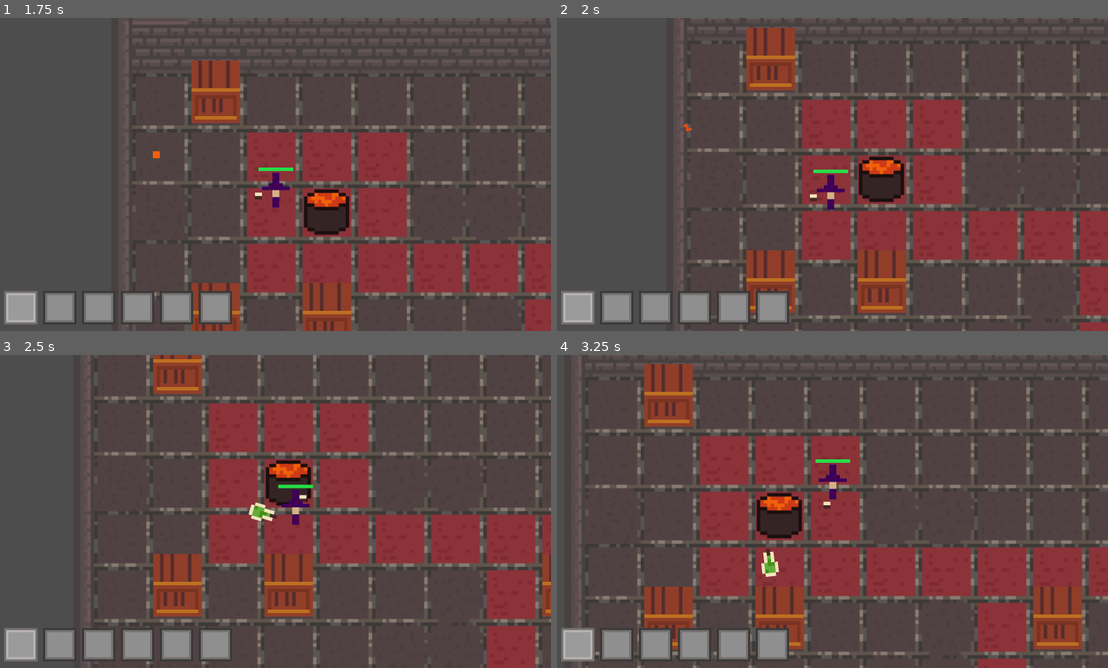
Above: before the commit, frames 1-4 (two rows, left to right).
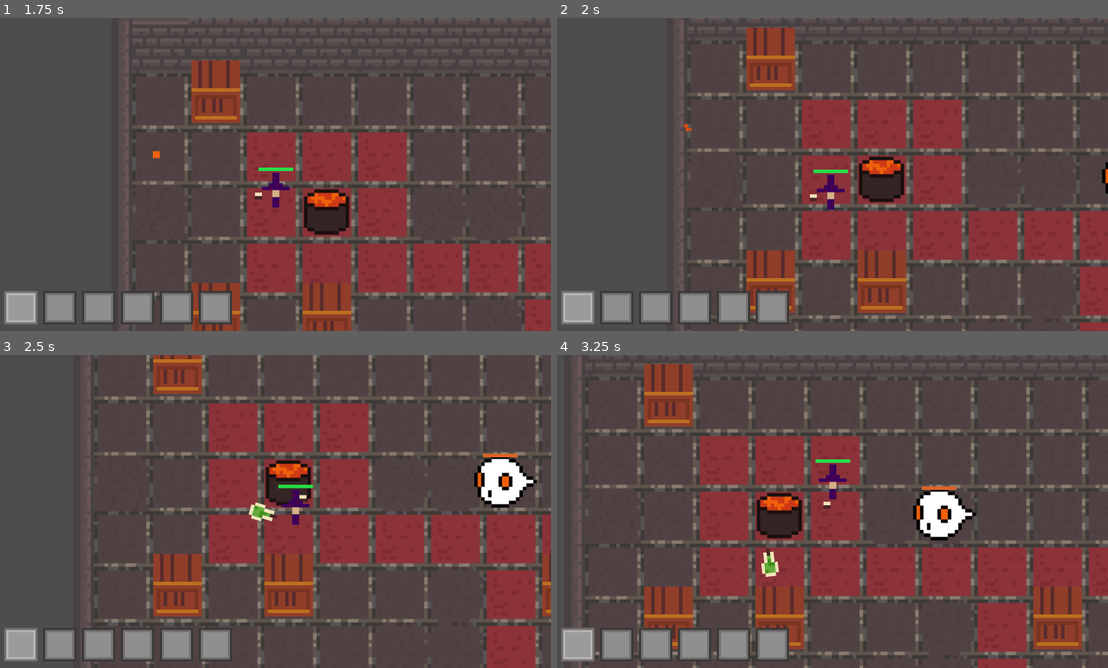
Above: after the commit, the same moments.

Repository: chluebi/ludum-dare-58
Game: Godot game, scene res://main.tscn
Same seed, same stepped clock (60 frames per second), same inputs: the game is played once before the commit and once after it. Sound files missing from this copy of the repository are replaced by a short silence.
Inputs (mouse positions are in pixels of both pictures, inside the frame that each line leads up to):
- Up to frame 1 (1.75 s): tap Enter at 0.5 s; move the mouse to (396, 158) at 0.52 s; hold D (move_right) 0.53-1.28 s; hold F (drink) 0.53-1.28 s; move the mouse to (159, 190) at 1.27 s; hold S (move_down) from 1.28 s (still down); click (159, 190) at 1.35 s
- Up to frame 2 (2 s): keep holding S (move_down)
- Up to frame 3 (2.5 s): move the mouse to (330, 442) at 2.02 s; release S (move_down) at 2.03 s; hold D (move_right) from 2.03 s (still down); tap Q (throw) at 2.1 s
- Up to frame 4 (3.25 s): move the mouse to (804, 574) at 2.77 s; release D (move_right) at 2.78 s; hold W (move_up) from 2.78 s (still down); tap F (drink) at 2.85 s

Frame 1 is identical in both runs. In frame 2, less than 0.1% of the frame differs, in the area x 98-100%, y 46-57%; in frame 3, 1.4%, in the area x 86-98%, y 31-49%; in frame 4, 1.4%.

Commit message:
ghost sprite and scene

Diff:
--- a/enemy.gd
+++ b/enemy.gd
@@ -10,6 +10,7 @@
 const ARRIVE_DISTANCE: float = 10.0
 
 @export_range(10, 500, 0.1, "or_greater") var speed: float = 200.0
+@export_range(0, 100, 0.1) var damage: float = 15.0
 
 var _velocity := Vector2()
 
@@ -64,7 +65,7 @@
 
 func attack_player(body):
 	if "health" in body:
-		body.health.take_damage(15)
+		body.health.take_damage(damage)
 		attack_target = body
 		attack_timer = 0
 
--- a/fireball.gd
+++ b/fireball.gd
@@ -61,9 +61,11 @@
 			damage *= 2
 			audio.play()
 			return
-	remove_child(audio)
-	get_parent().add_child(audio)
-	audio.position = position
-	audio.play()
-	audio.finished.connect(audio.queue_free)
+	# sometimes, the audio players are not ready when the collision happens, so this check avoids a crash
+	if audio:
+		remove_child(audio)
+		get_parent().add_child(audio)
+		audio.position = position
+		audio.play()
+		audio.finished.connect(audio.queue_free)
 	queue_free()
--- /dev/null
+++ b/ghost.tscn
@@ -0,0 +1,40 @@
+[gd_scene load_steps=7 format=3 uid="uid://c21rcy2x0nae8"]
+
+[ext_resource type="Script" uid="uid://dn6lltdaw57cg" path="res://enemy.gd" id="1_obmiq"]
+[ext_resource type="Texture2D" uid="uid://b8rkk355yxd0y" path="res://Ghost.png" id="2_obmiq"]
+[ext_resource type="PackedScene" uid="uid://douxwd3qcg1hw" path="res://healthbar.tscn" id="3_kjq22"]
+
+[sub_resource type="AtlasTexture" id="AtlasTexture_xtt71"]
+atlas = ExtResource("2_obmiq")
+region = Rect2(1, 2, 19, 16)
+
+[sub_resource type="CircleShape2D" id="CircleShape2D_obmiq"]
+radius = 59.008472
+
+[sub_resource type="CircleShape2D" id="CircleShape2D_7k104"]
+radius = 98.0
+
+[node name="Ghost" type="CharacterBody2D"]
+collision_layer = 4
+collision_mask = 7
+script = ExtResource("1_obmiq")
+
+[node name="AnimatedSprite2D" type="Sprite2D" parent="."]
+scale = Vector2(10, 10)
+texture = SubResource("AtlasTexture_xtt71")
+offset = Vector2(1, 0)
+metadata/_edit_group_ = true
+
+[node name="CollisionShape2D" type="CollisionShape2D" parent="."]
+shape = SubResource("CircleShape2D_obmiq")
+
+[node name="damage_hitbox" type="Area2D" parent="."]
+collision_layer = 0
+collision_mask = 2
+monitorable = false
+
+[node name="CollisionShape2D" type="CollisionShape2D" parent="damage_hitbox"]
+shape = SubResource("CircleShape2D_7k104")
+
+[node name="healthbar" parent="." instance=ExtResource("3_kjq22")]
+position = Vector2(0, -80)
--- a/main.tscn
+++ b/main.tscn
@@ -12,6 +12,7 @@
 [ext_resource type="Script" uid="uid://b7tk7wyyonbao" path="res://effect_manager.gd" id="10_4c57u"]
 [ext_resource type="Script" uid="uid://tfuqtyafw6be" path="res://inventory_manager.gd" id="11_efxa6"]
 [ext_resource type="PackedScene" uid="uid://da6hjhpeubx5h" path="res://poison_trail.tscn" id="12_dg77c"]
+[ext_resource type="PackedScene" uid="uid://c21rcy2x0nae8" path="res://ghost.tscn" id="13_ycdy4"]
 
 [sub_resource type="TileSetAtlasSource" id="TileSetAtlasSource_5vw27"]
 texture = ExtResource("2_272bh")
@@ -85,6 +86,9 @@
 [node name="Skullpile" parent="Environment" instance=ExtResource("8_ycdy4")]
 position = Vector2(2000, 1200)
 
+[node name="Ghost" parent="Environment" instance=ExtResource("13_ycdy4")]
+position = Vector2(1670, 395)
+
 [node name="HUD" parent="." instance=ExtResource("8_5vw27")]
 
 [node name="enemy_spawner" type="Node2D" parent="."]
--- a/skull.tscn
+++ b/skull.tscn
@@ -16,10 +16,10 @@
 }]
 
 [sub_resource type="RectangleShape2D" id="RectangleShape2D_qi2p4"]
-size = Vector2(119, 100)
+size = Vector2(69, 60)
 
 [sub_resource type="CircleShape2D" id="CircleShape2D_7k104"]
-radius = 94.13288
+radius = 66.007576
 
 [node name="Skull" type="CharacterBody2D"]
 collision_layer = 4
@@ -32,7 +32,7 @@
 metadata/_edit_group_ = true
 
 [node name="CollisionShape2D" type="CollisionShape2D" parent="."]
-position = Vector2(-0.5, 0)
+position = Vector2(-5.5, 0)
 shape = SubResource("RectangleShape2D_qi2p4")
 
 [node name="damage_hitbox" type="Area2D" parent="."]
Binary file added: Ghost.png
Not shown, added: Ghost.png.import
Not shown: 1 places in main.tscn that only renumber resources
